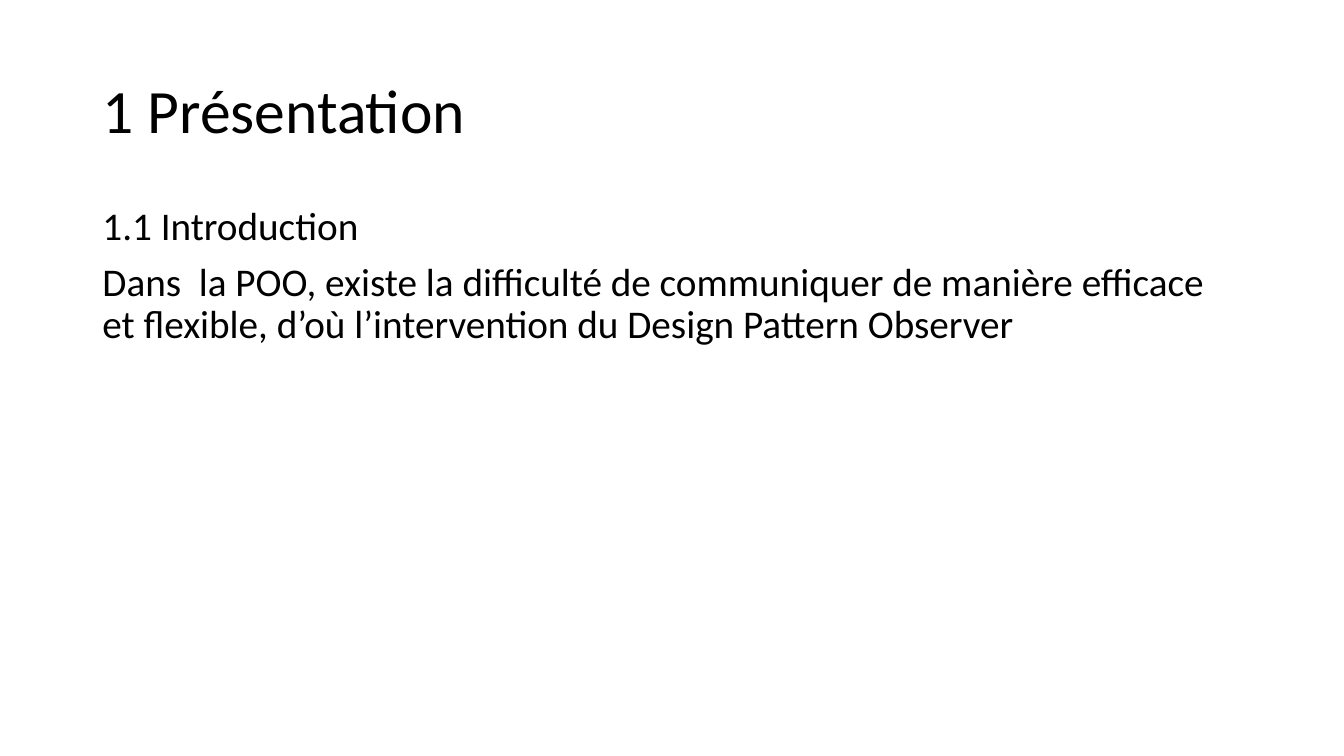
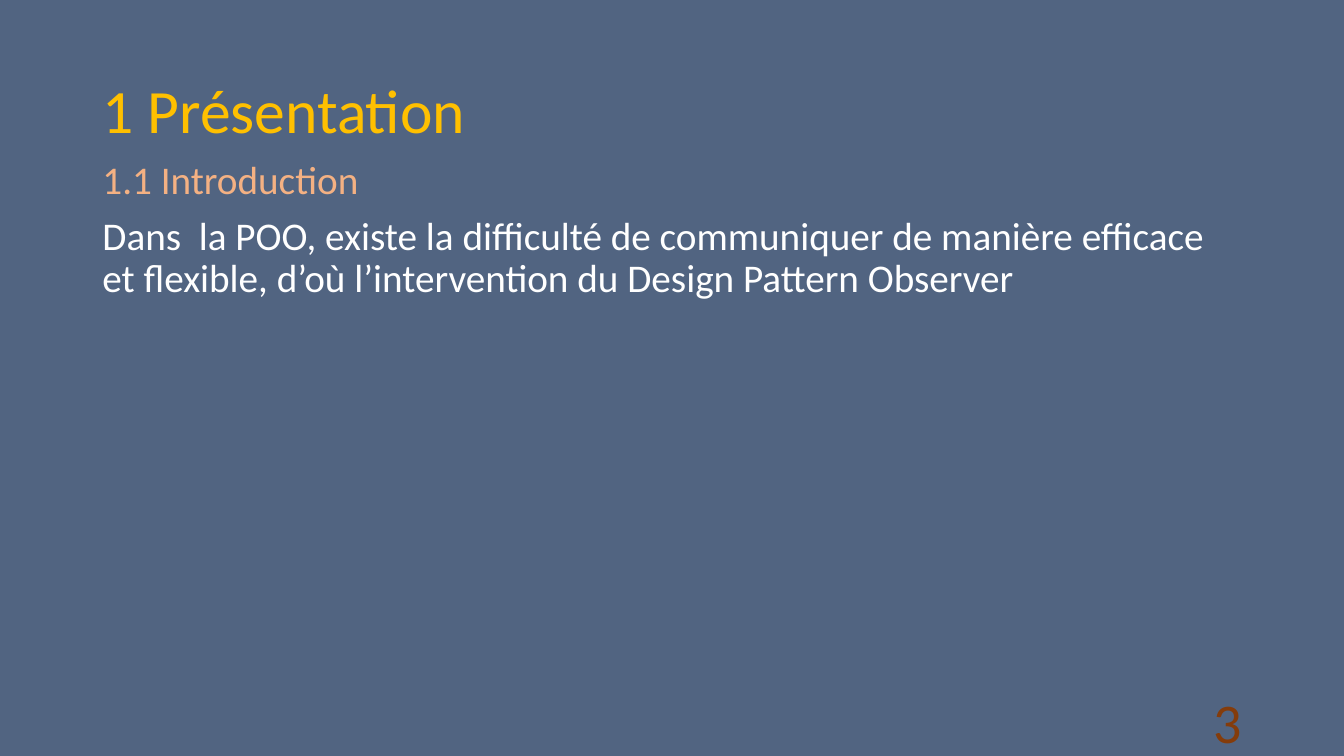
Before and after one commit to D-CRAVO/FORMATION-CDA-2210, a slide deck: slide 3 of 106_DesignPattern/Cours/Observateur/Observateur.pptx. Drawn at 1344x756 pixels with LibreOffice and Linux fonts; fonts in the diff are those of the drawing. Boxes give left, top, right and bottom in pixels: in the first picture for what was removed or moved away, otherwise in the second. Text is boxed around its words. In the diff, an @@ line names an element or a change of style, - is before the commit and + after.

```diff
--- a/106_DesignPattern/Cours/Observateur/Observateur.pptx
+++ b/106_DesignPattern/Cours/Observateur/Observateur.pptx
@@ background #FFFFFF to #526582 @@
@@ title "1 Présentation" at box(102, 90, 466, 134): text colour #000000 to #FFC000 @@
@@ text "1.1 Introduction": place and size @@
-text "1.1 Introduction" at box(102, 212, 1204, 345)
+text "1.1 Introduction" at box(102, 167, 1204, 299)
@@ text "1.1 Introduction" at box(102, 167, 1204, 299): text colour #000000 to #F4B183 in "1.1 Introduction"; text colour #000000 to #FFFFFF in "Dans la POO, existe la difficulté de ..." @@
@@ page number added at box(1213, 707, 1241, 744), 40 pt, text #843C0B @@
+3
```
Also in this commit, not shown: 23 other slides changed, 1 slide added.
